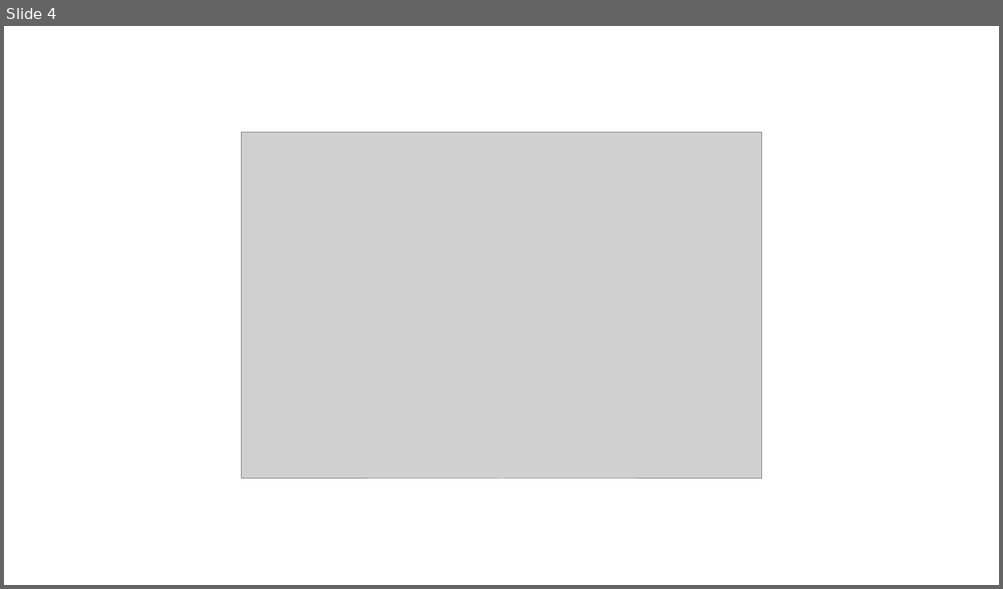
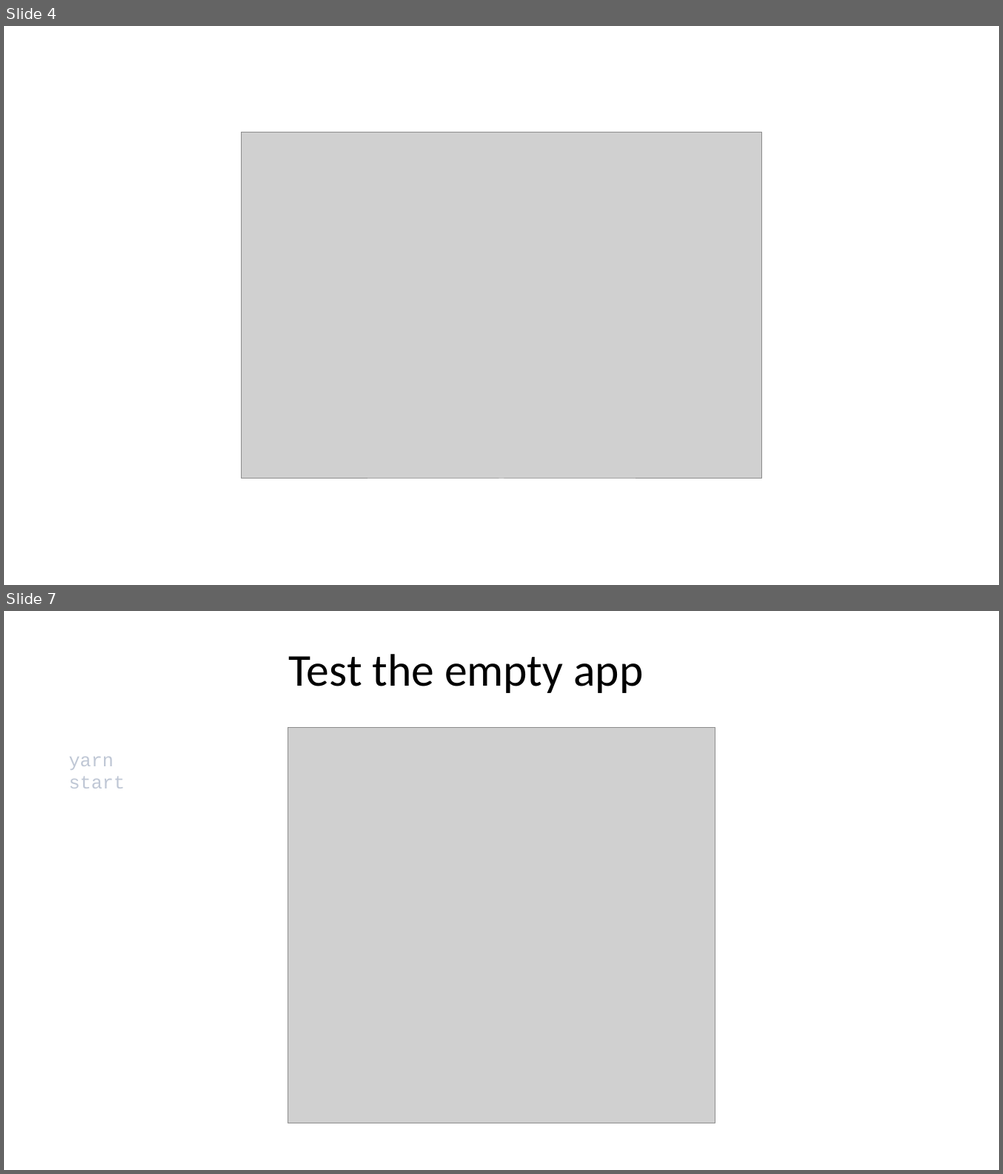
Before and after one commit to DHI/DomainServicesCourse, a slide deck: Presentations/DS-course-4-frontend.pptx. Shown one above the other, each under a label of ours: slide 4 before the commit, slides 4 and 7 after it; the slides between them are not shown. The pictures are 1003x589 and 1003x1174 pixels, drawn with LibreOffice and Linux fonts; fonts in the diff are those of the drawing; grey boxes stand for pictures. Boxes give left, top, right and bottom in pixels: in the first picture for what was removed or moved away, otherwise in the second. Text is boxed around its words. In the diff, an @@ line names an element or a change of style, - is before the commit and + after.

```diff
--- a/Presentations/DS-course-4-frontend.pptx
+++ b/Presentations/DS-course-4-frontend.pptx
@@ slide 7 added at (4,611,999,1170), background #FFFFFF @@
@@ text added at (288,654,643,693), 44 pt, text #000000 @@
+Test the empty app
@@ picture added at (287,727,715,1124) @@
@@ text added at (69,757,125,789), 18 pt, text #BFC7D5 @@
+yarn start
```
Also in this commit, not shown: 6 other slides added, 24 other files.
